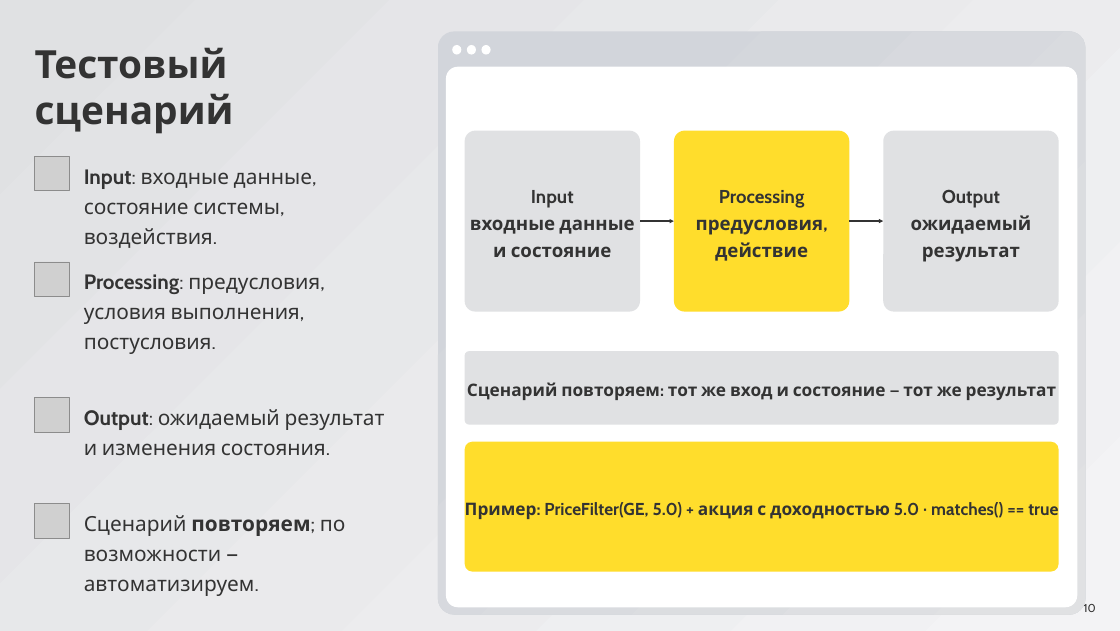
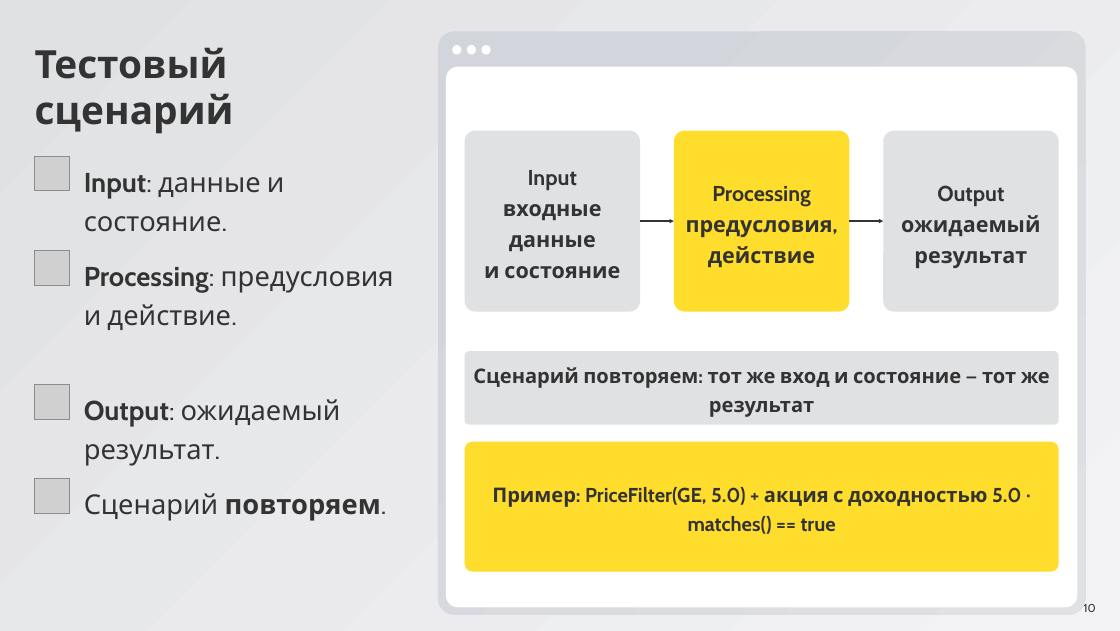
Before and after one commit to ArthurAipov/market-pulse-innopolis, a slide deck: slide 10 of advanced/docs/seminar8/Семинар 8.pptx. Drawn at 1120x631 pixels with LibreOffice and Linux fonts; fonts in the diff are those of the drawing; grey boxes stand for pictures. Boxes give left, top, right and bottom in pixels: in the first picture for what was removed or moved away, otherwise in the second. Text is boxed around its words. In the diff, an @@ line names an element or a change of style, - is before the commit and + after.

```diff
--- a/advanced/docs/seminar8/Семинар 8.pptx
+++ b/advanced/docs/seminar8/Семинар 8.pptx
@@ size 26 to 30 pt in 3 elements at (484, 170, 620, 278), (686, 186, 833, 268), (901, 185, 1040, 268) @@
@@ text at (84, 173, 285, 232): text changed; size 29 to 38 pt @@
-Input: входные данные, состояние системы, воздействия.
+Input: данные и состояние.
@@ picture: place and size @@
-picture at (35, 262, 69, 297)
+picture at (35, 251, 69, 286)
@@ text at (84, 267, 394, 330): text changed; size 29 to 38 pt @@
-Processing: предусловия, условия выполнения, постусловия.
+Processing: предусловия и действие.
@@ text "Сценарий повторяем: тот же вход ..." at (473, 367, 1050, 417): size 24 to 28 pt @@
@@ picture: place and size @@
-picture at (35, 398, 69, 432)
+picture at (35, 384, 69, 419)
@@ text at (84, 399, 341, 466): text changed; size 29 to 38 pt @@
-Output: ожидаемый результат и изменения состояния.
+Output: ожидаемый результат.
@@ text "Пример: PriceFilter(GE, 5.0) + акция ..." at (492, 487, 1021, 534): size 24 to 28 pt @@
@@ picture: place and size @@
-picture at (35, 504, 69, 539)
+picture at (35, 479, 69, 514)
@@ text at (84, 493, 387, 521): text changed; size 29 to 38 pt @@
-Сценарий повторяем; по возможности — автоматизируем.
+Сценарий повторяем.
```
Also in this commit, not shown: 31 other slides changed.
